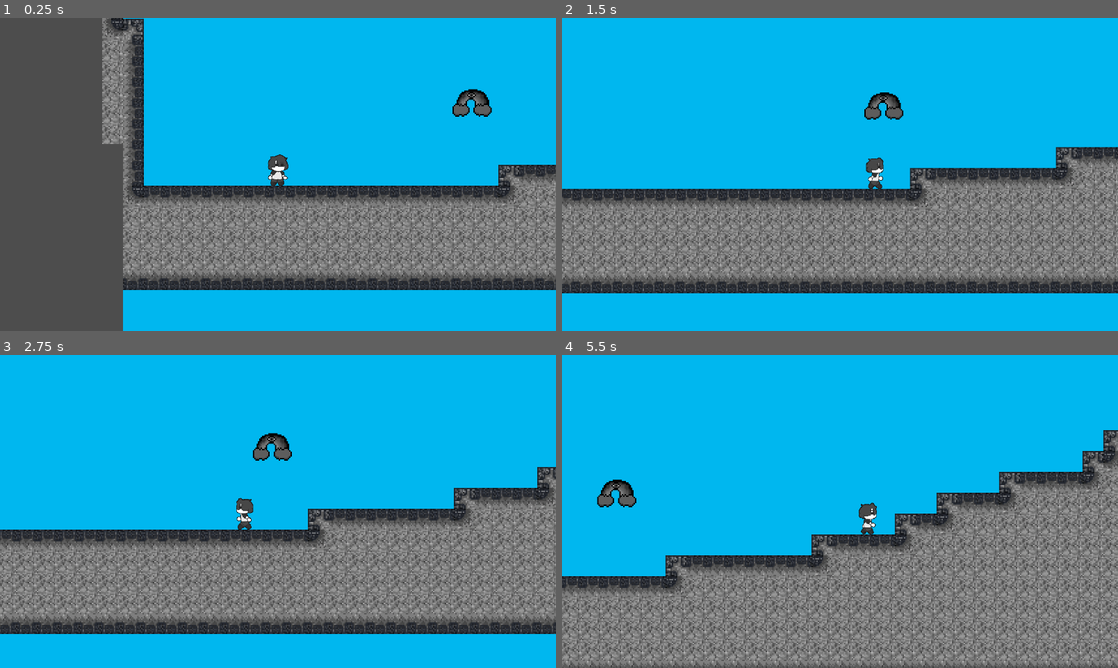
Above: before the commit, frames 1-4 (two rows, left to right).
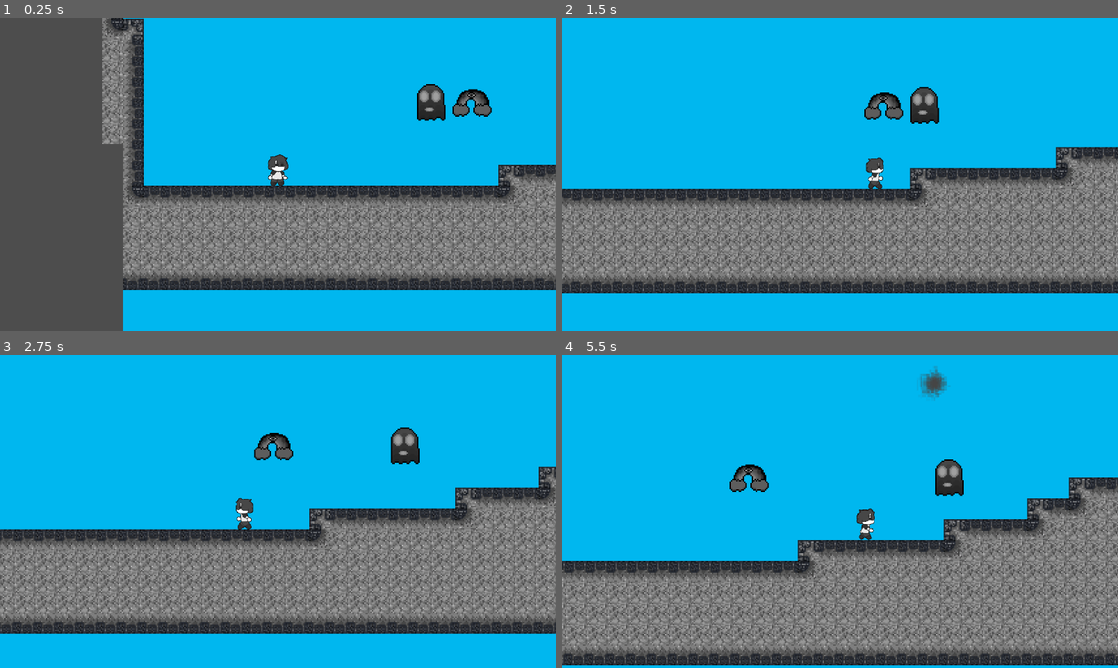
Above: after the commit, the same moments.

Repository: Yuuh15/Jogo_metroidvania_tcc
Game: Godot game, scene res://levels/test_level.tscn
The game is run twice, just before and just after one commit, with the same random seed, the same clock (stepped at 60 frames per second) and the same inputs.
Inputs:
- Up to frame 1 (0.25 s): no input
- Up to frame 2 (1.5 s): hold Right (move_right) from 0.53 s (still down); tap Home (DEV_TOOL) at 0.6 s; tap W (jump) at 0.77 s; tap Down (crouch) at 1.35 s
- Up to frame 3 (2.75 s): tap W (jump) at 1.52 s; release Right (move_right) at 2.03 s; hold Left (move_left) from 2.03 s (still down); hold X (split_items) from 2.03 s (still down)
- Up to frame 4 (5.5 s): release Left (move_left) at 2.78 s; release X (split_items) at 2.78 s; hold Right (move_right) 2.78-4.28 s; tap L (time_warp) at 2.85 s; tap W (jump) at 3.02, 3.77, 4.52 s; tap K (use_power) at 3.6 s; hold Left (move_left) 4.28-5.03 s; tap Home (DEV_TOOL) at 4.35 s; hold Right (move_right) from 5.03 s (still down); hold Down (crouch) from 5.03 s (still down)

The runs differ from the first frame. In frame 1, 0.5% of the frame differs, in the area x 75-81%, y 21-33%; in frame 2, 0.5%; in frame 3, 15%; in frame 4, 29%, in the area x 0-100%, y 3-100%.

Commit message:
Inimigo fantasma e arco-iriss
+implementação do projeteis
+ implementação da movimentação

Diff:
--- a/metroidvania_com_psicologia/fantasma.gd
+++ b/metroidvania_com_psicologia/fantasma.gd
@@ -15,8 +15,7 @@
 	patrol_points = [
 		global_position,
 		global_position + Vector2(200, 0),
-		global_position + Vector2(200, 100),
-		global_position + Vector2(0, 100)
+		global_position + Vector2(100, 0),
 	]
 
 	# Configure and start shooting timer
@@ -43,7 +42,6 @@
 
 func shoot():
 	var instance = projectile.instantiate()
-	instance.dir = rotation
 	instance.spawnPos = global_position
 	instance.spawnRot = rotation
 	instance.zdex = z_index - 1
--- a/metroidvania_com_psicologia/fantasma.tscn
+++ b/metroidvania_com_psicologia/fantasma.tscn
@@ -111,15 +111,16 @@
 radius = 11.0
 height = 34.0
 
-[node name="fantasma" type="CharacterBody2D"]
+[node name="fantasma" type="CharacterBody2D" groups=["enemies"]]
 script = ExtResource("1_mkdhj")
 
 [node name="AnimatedSprite2D" type="AnimatedSprite2D" parent="."]
 sprite_frames = SubResource("SpriteFrames_vro25")
 animation = &"atacando"
 frame_progress = 0.0690161
-script = ExtResource("1_mkdhj")
 
 [node name="CollisionShape2D" type="CollisionShape2D" parent="."]
 position = Vector2(0, 1)
 shape = SubResource("CapsuleShape2D_mkdhj")
+
+[node name="Timer" type="Timer" parent="."]
--- a/metroidvania_com_psicologia/levels/test_level.tscn
+++ b/metroidvania_com_psicologia/levels/test_level.tscn
@@ -12,6 +12,7 @@
 [ext_resource type="PackedScene" uid="uid://bcdcroi4twh5k" path="res://teste/plataforma_teste.tscn" id="6_paa45"]
 [ext_resource type="PackedScene" uid="uid://ckbeyxh2mm5iu" path="res://assets/inimigo_arco_iris/arco_iris.tscn" id="7_axl34"]
 [ext_resource type="PackedScene" uid="uid://m0w2uklh55yb" path="res://items/dash/dash.tscn" id="7_ur00s"]
+[ext_resource type="PackedScene" uid="uid://besthe13sfm0e" path="res://fantasma.tscn" id="8_8hjdj"]
 [ext_resource type="PackedScene" uid="uid://o0o06ki3ajpk" path="res://misc/killzone.tscn" id="8_wndkh"]
 
 [sub_resource type="TileSetAtlasSource" id="TileSetAtlasSource_tlucr"]
@@ -140,6 +141,9 @@
 collision_layer = 11
 collision_mask = 3
 
+[node name="fantasma" parent="." instance=ExtResource("8_8hjdj")]
+position = Vector2(-15, -31)
+
 [node name="doubleJump" parent="." instance=ExtResource("4_4l2q7")]
 top_level = true
 position = Vector2(1639, -138)
--- a/metroidvania_com_psicologia/player.gd
+++ b/metroidvania_com_psicologia/player.gd
@@ -1,6 +1,5 @@
 extends CharacterBody2D
 # TODO:
-# 4 - Fazer o STOMP ser habilidade coletável
 # 8 - Fazer com que o inventário possa dar split nos itens
 # 9 - Fazer com que os itens coletados no jogo apareçam no Inventário
 # 10 (Opcional) - Adicionar animações (Tweening) no itens
@@ -13,43 +12,29 @@
 @export var Jump_Buffer_Time: float = 0.1
 
 var speed := 150.0
-
 const jump_speed = -300.0
-
 const jump_cutoff = 0.5
 # Estabelece o número máximo de Pulos Máximos do jogador
 # De início, o número de pulos máximos é 1
 var maxJumps = 1
 var jump_buffer: bool = false
-
 var doubleJump := false
-
 var isStomping := false
-
 var isJumping := false
-
 var isDashing := false
 
 # Verifica se o jogador possui os poderes abaixo:
 var dash = false
-
 var tearDown := false
-
 var timeWarp := false
-
 var timeFactor = 0.5 # Fator padrão de tempo (Metade do tempo)
-
 var timeWarpActivated = false
 
 # Recarga das Habilidades:
 var twReloading = false
-
 var dashReloading = false
-
 var stompReloading = false
-
 var dashSpeed := 450.0 # Velocidade do DASH
-
 var dashDuration := 0.5 # Duração do DASH
 
 # Verifica se o jogador está totalmente parado
--- a/metroidvania_com_psicologia/player/player.tscn
+++ b/metroidvania_com_psicologia/player/player.tscn
@@ -158,9 +158,8 @@
 position = Vector2(5.68434e-14, -7.08)
 scale = Vector2(0.38, 0.3775)
 sprite_frames = SubResource("SpriteFrames_lbo0b")
-animation = &"dash_midair"
+animation = &"idle"
 autoplay = "idle"
-frame_progress = 0.0680613
 
 [node name="collisionShape" type="CollisionShape2D" parent="."]
 position = Vector2(0, -7)
--- a/metroidvania_com_psicologia/projetil_fantasma.gd
+++ b/metroidvania_com_psicologia/projetil_fantasma.gd
@@ -1,26 +1,67 @@
 extends CharacterBody2D
 
-@export var speed = 100
+@export var speed = 300  # Increased for better visibility
+@export var max_lifetime = 3.0  # Maximum time before auto-destruction
 
-var dir: float
+var direction: Vector2 = Vector2.UP  # Default direction
 var spawnPos: Vector2
 var spawnRot: float
 var zdex: int
+var has_hit = false  # Prevent multiple hits
+var lifetime = 0.0
+
+# Node references
+@onready var hitbox = $Area2D
+@onready var collision_shape = $Area2D/CollisionShape2D
+@onready var sprite = $Sprite2D  # Add a Sprite2D for visual feedback
 
 func _ready():
 	global_position = spawnPos
-	global_rotation = spawnRot
+	global_rotation = direction.angle()  # Set rotation based on direction
 	z_index = zdex
 
+	# Disable collision briefly to avoid self-collision
+	collision_shape.set_deferred("disabled", true)
+	await get_tree().create_timer(0.1).timeout
+	collision_shape.set_deferred("disabled", false)
+
 func _physics_process(delta):
-	velocity = Vector2(0, -speed).rotated(dir)
+	if has_hit:
+		return
+
+	# Update lifetime
+	lifetime += delta
+	if lifetime >= max_lifetime:
+		queue_free()
+		return
+
+	# Movement
+	velocity = direction * speed
 	move_and_slide()
 
 
+# Improved collision handling
 func _on_area_2d_body_entered(body: Node2D) -> void:
-	print("hit")
-	queue_free()
+	if has_hit:
+		return
+
+	# Ignore certain bodies (like the enemy that shot this)
+	if body.is_in_group("enemies") || body.is_in_group("projectiles"):
+		return
+
+	# Handle player hit
+	if body.is_in_group("player") && body.has_method("take_damage"):
+		body.take_damage(10)  # Adjust damage as needed
+		has_hit = true
+		queue_free()
+
+	# Handle wall/obstacle hit
+	elif body.is_in_group("world"):
+		has_hit = true
+		queue_free()
 
 
+
+# Backup lifetime timer (optional)
 func _on_life_timeout() -> void:
 	queue_free()
--- a/metroidvania_com_psicologia/projetil_fantasma.tscn
+++ b/metroidvania_com_psicologia/projetil_fantasma.tscn
@@ -110,7 +110,7 @@
 [sub_resource type="CircleShape2D" id="CircleShape2D_63xrp"]
 radius = 11.0
 
-[node name="projetil_fantasma" type="CharacterBody2D"]
+[node name="projetil_fantasma" type="CharacterBody2D" groups=["projectiles"]]
 script = ExtResource("1_67qkq")
 
 [node name="AnimatedSprite2D" type="AnimatedSprite2D" parent="."]
@@ -128,7 +128,7 @@
 shape = SubResource("CircleShape2D_63xrp")
 
 [node name="Life" type="Timer" parent="Area2D"]
-wait_time = 3.0
+wait_time = 10.0
 
 [connection signal="body_entered" from="Area2D" to="." method="_on_area_2d_body_entered"]
 [connection signal="timeout" from="Area2D/Life" to="." method="_on_life_timeout"]
--- /dev/null
+++ b/metroidvania_com_psicologia/projetil_raio.gd
@@ -0,0 +1,4 @@
+extends Area2D
+
+
+func _ready():
--- /dev/null
+++ b/metroidvania_com_psicologia/projetil_raio.tscn
@@ -0,0 +1,48 @@
+[gd_scene load_steps=8 format=3 uid="uid://5wt7vrrhek3c"]
+
+[ext_resource type="Script" uid="uid://saojdvqijfi" path="res://projetil_raio.gd" id="1_41fs0"]
+[ext_resource type="Texture2D" uid="uid://dhcuf1m3ox53h" path="res://assets/inimigo_arco_iris/lazer de agua ataque v2.png" id="1_ogcjb"]
+
+[sub_resource type="AtlasTexture" id="AtlasTexture_jafyh"]
+atlas = ExtResource("1_ogcjb")
+region = Rect2(0, 0, 32, 32)
+
+[sub_resource type="AtlasTexture" id="AtlasTexture_4lf40"]
+atlas = ExtResource("1_ogcjb")
+region = Rect2(32, 0, 32, 32)
+
+[sub_resource type="AtlasTexture" id="AtlasTexture_1wd7x"]
+atlas = ExtResource("1_ogcjb")
+region = Rect2(64, 0, 32, 32)
+
+[sub_resource type="AtlasTexture" id="AtlasTexture_70de3"]
+atlas = ExtResource("1_ogcjb")
+region = Rect2(96, 0, 32, 32)
+
+[sub_resource type="SpriteFrames" id="SpriteFrames_ek1vq"]
+animations = [{
+"frames": [{
+"duration": 1.0,
+"texture": SubResource("AtlasTexture_jafyh")
+}, {
+"duration": 1.0,
+"texture": SubResource("AtlasTexture_4lf40")
+}, {
+"duration": 1.0,
+"texture": SubResource("AtlasTexture_1wd7x")
+}, {
+"duration": 1.0,
+"texture": SubResource("AtlasTexture_70de3")
+}],
+"loop": true,
+"name": &"default",
+"speed": 5.0
+}]
+
+[node name="Area2D" type="Area2D"]
+script = ExtResource("1_41fs0")
+
+[node name="AnimatedSprite2D" type="AnimatedSprite2D" parent="."]
+sprite_frames = SubResource("SpriteFrames_ek1vq")
+
+[node name="CollisionShape2D" type="CollisionShape2D" parent="."]
Not shown: 1 places in metroidvania_com_psicologia/assets/inimigo_arco_iris/arco_iris.tscn that only renumber resources
Not shown: 1 places in metroidvania_com_psicologia/fantasma.tscn that only renumber resources
Not shown: 1 places in metroidvania_com_psicologia/levels/test_level.tscn that only renumber resources
Not shown, changed: metroidvania_com_psicologia/player.gd.uid
Not shown: 1 places in metroidvania_com_psicologia/player/player.tscn that only renumber resources
Not shown, added: metroidvania_com_psicologia/projetil_raio.gd.uid
